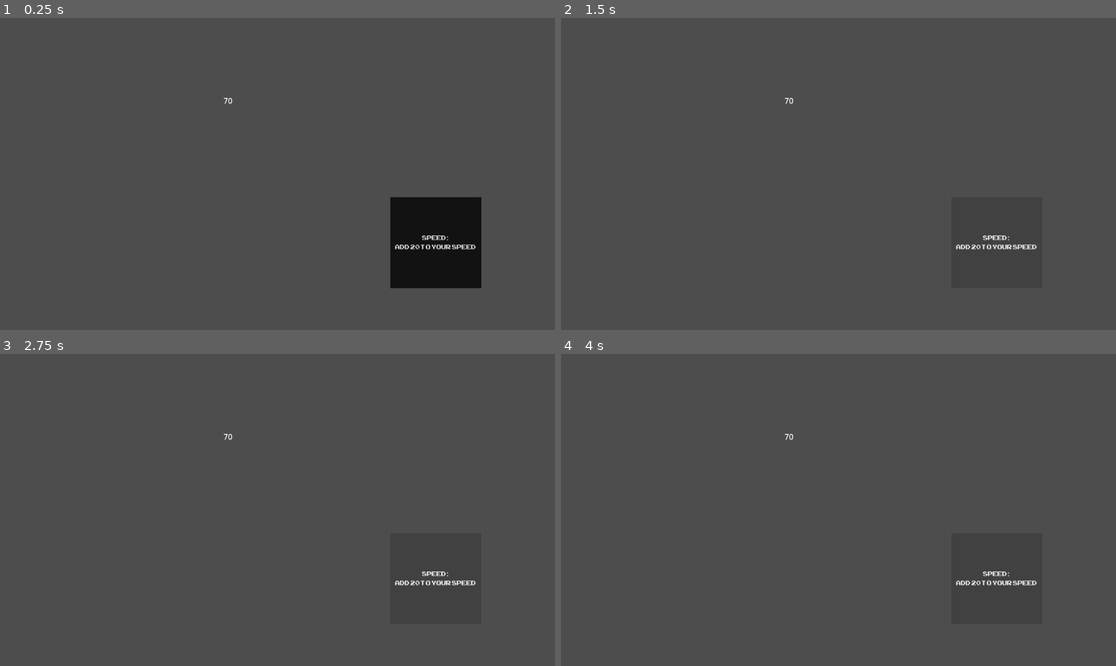
Above: before the commit, frames 1-4 (two rows, left to right).
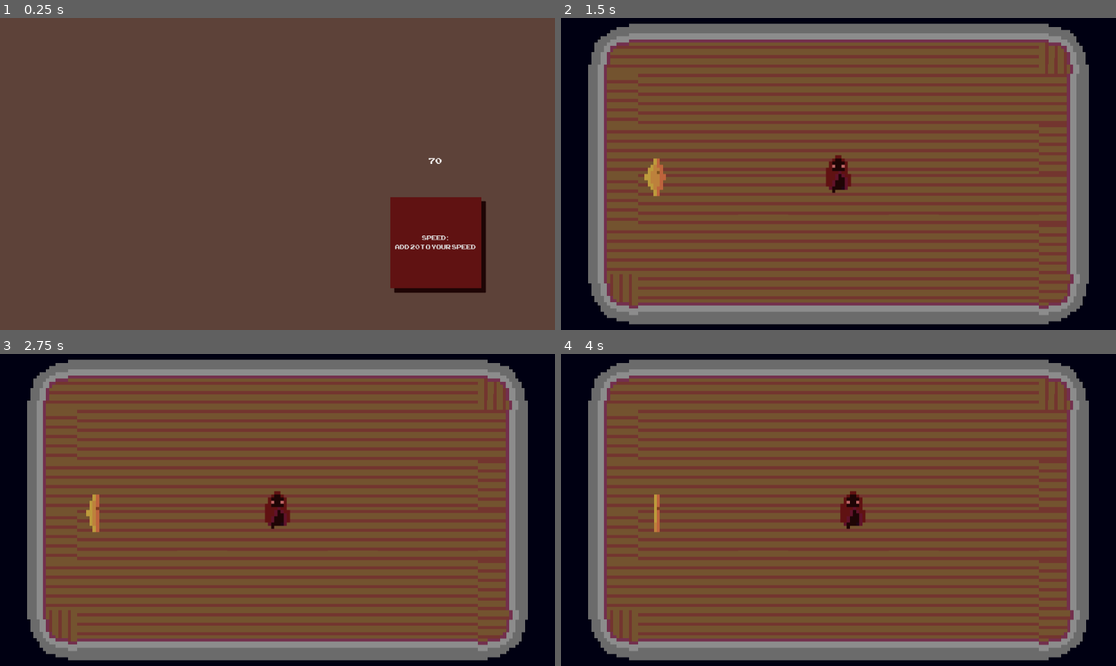
Above: after the commit, the same moments.

Repository: Baguetteboyy/gamesharingforjam
Game: Godot game, scene res://scenes/uppgrades.tscn
Two runs of this game, one before a commit and one after it. Both use one fixed random seed, a clock stepped at 60 frames per second and the inputs below. This scene is started directly instead of the project's main scene.
Inputs (mouse positions are in pixels of both pictures, inside the frame that each line leads up to):
- Up to frame 1 (0.25 s): no input
- Up to frame 2 (1.5 s): click "Speed: Add 20 to your speed" at 0.5 s; click (999, 242) at 1.25 s, where only the run before the commit has a clickable "Speed: Add 20 to your speed"
- Up to frame 3 (2.75 s): click (438, 578) at 2 s, where only the run before the commit has a clickable "Speed: Add 20 to your speed"
- Up to frame 4 (4 s): hold E (ta) 2.78-3.53 s; tap D (høyre) at 3.6 s; tap E (ta) at 3.8 s

The runs differ from the first frame. In frame 1, 5.2% of the frame differs, in the area x 40-88%, y 25-89%; in frame 2, 100%, in the area x 0-100%, y 0-100%; in frame 3, 100%; in frame 4, 100%.
Error before the commit: Invalid assignment of property or key 'text' with value of type 'int' on a base object of type 'Label'. (res://scripts/uppgrades.gd:11)

Commit message:
first version of gameloop finished
there is no animation, no enemies and yes

Diff:
--- a/scenes/uppgrades.tscn
+++ b/scenes/uppgrades.tscn
@@ -3,8 +3,26 @@
 [ext_resource type="Script" uid="uid://bek5utn8xbthi" path="res://scripts/uppgrades.gd" id="1_4iccf"]
 [ext_resource type="FontFile" uid="uid://5ke4juidr06f" path="res://assets/ARCADECLASSIC.TTF" id="1_bgn6j"]
 
+[sub_resource type="StyleBoxFlat" id="StyleBoxFlat_4iccf"]
+bg_color = Color(0.36517376, 0.26040712, 0.2255671, 1)
+
 [sub_resource type="StyleBoxFlat" id="StyleBoxFlat_bgn6j"]
-bg_color = Color(0.07058824, 0.07058824, 0.07058824, 1)
+bg_color = Color(0.3764706, 0.07058824, 0.07058824, 1)
+shadow_color = Color(0.11764706, 0.019607844, 0.019607844, 1)
+shadow_size = 1
+shadow_offset = Vector2(9, 9)
+
+[sub_resource type="StyleBoxFlat" id="StyleBoxFlat_6w1sv"]
+bg_color = Color(0.28235295, 0.07058824, 0.07058824, 1)
+shadow_color = Color(0.047058824, 0.019607844, 0.019607844, 1)
+shadow_size = 1
+shadow_offset = Vector2(9, 9)
+
+[sub_resource type="StyleBoxFlat" id="StyleBoxFlat_607so"]
+bg_color = Color(0.14901961, 0.07058824, 0.07058824, 1)
+shadow_color = Color(0, 0.019607844, 0.019607844, 1)
+shadow_size = 1
+shadow_offset = Vector2(9, 9)
 
 [node name="Uppgrades" type="Control" unique_id=932676009]
 layout_mode = 3
@@ -14,6 +32,14 @@
 grow_horizontal = 2
 grow_vertical = 2
 script = ExtResource("1_4iccf")
+
+[node name="Panel" type="Panel" parent="." unique_id=992099677]
+layout_mode = 0
+offset_left = -610.0
+offset_top = -343.0
+offset_right = 576.0
+offset_bottom = 338.0
+theme_override_styles/panel = SubResource("StyleBoxFlat_4iccf")
 
 [node name="Camera2D" type="Camera2D" parent="." unique_id=768596493]
 
@@ -26,12 +52,20 @@
 theme_override_fonts/font = ExtResource("1_bgn6j")
 theme_override_font_sizes/font_size = 18
 theme_override_styles/normal = SubResource("StyleBoxFlat_bgn6j")
+theme_override_styles/pressed = SubResource("StyleBoxFlat_6w1sv")
+theme_override_styles/hover = SubResource("StyleBoxFlat_607so")
 text = "Speed:
 Add 20 to your speed"
 
 [node name="Label" type="Label" parent="." unique_id=1617199522]
 layout_mode = 0
-offset_left = -112.0
-offset_top = -164.0
-offset_right = 74.0
-offset_bottom = -97.0
+offset_left = 235.0
+offset_top = -60.0
+offset_right = 421.0
+offset_bottom = 7.0
+theme_override_fonts/font = ExtResource("1_bgn6j")
+theme_override_font_sizes/font_size = 25
+horizontal_alignment = 1
+vertical_alignment = 1
+
+[connection signal="pressed" from="Speed" to="." method="_on_speed_pressed"]
--- a/scripts/uppgrades.gd
+++ b/scripts/uppgrades.gd
@@ -8,4 +8,14 @@
 
 # Called every frame. 'delta' is the elapsed time since the previous frame.
 func _process(delta: float) -> void:
-	$Label.text = playerscript.SPEED
+	$Label.text = str(playerscript.SPEED)
+
+
+
+
+func _on_speed_pressed() -> void:
+	playerscript.SPEED = playerscript.SPEED + 20
+	if playerscript.level == 1:
+		get_tree().change_scene_to_file("res://scenes/levels/level2.tscn")
+	elif playerscript.level == 2:
+		print("level3")
